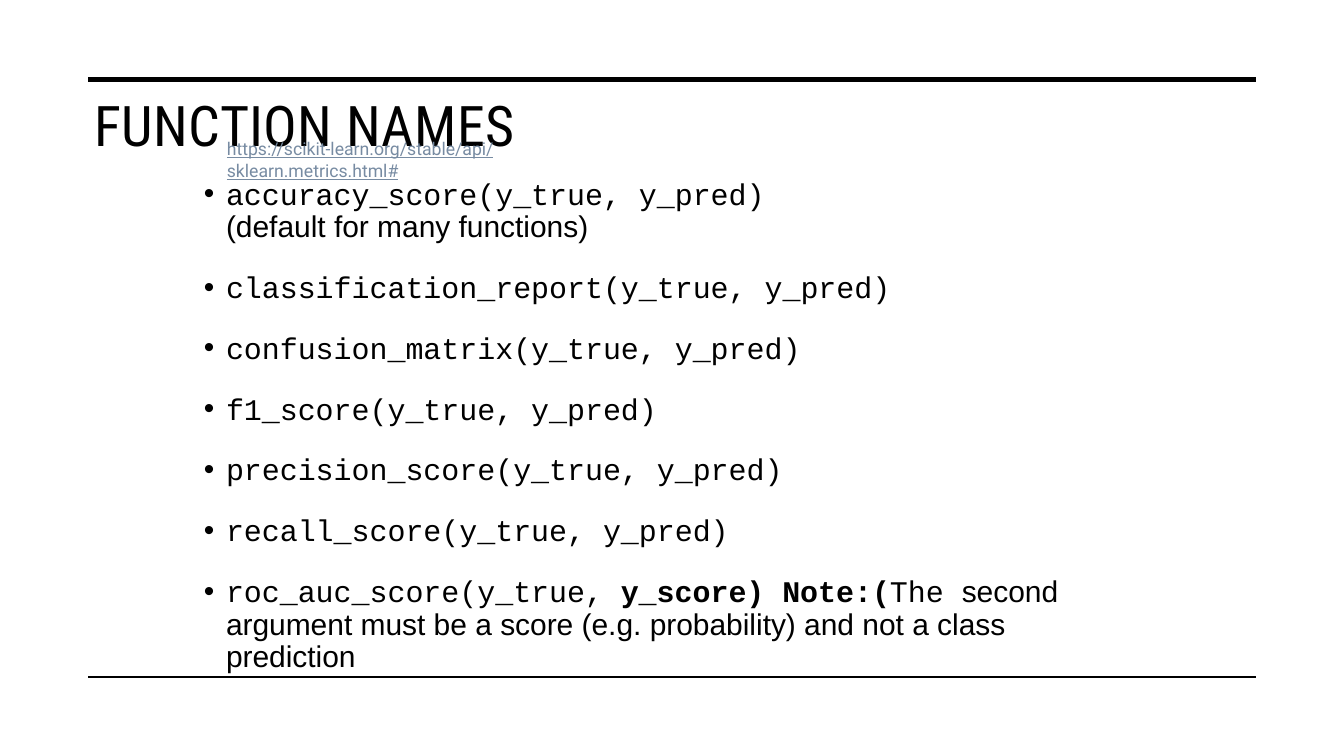
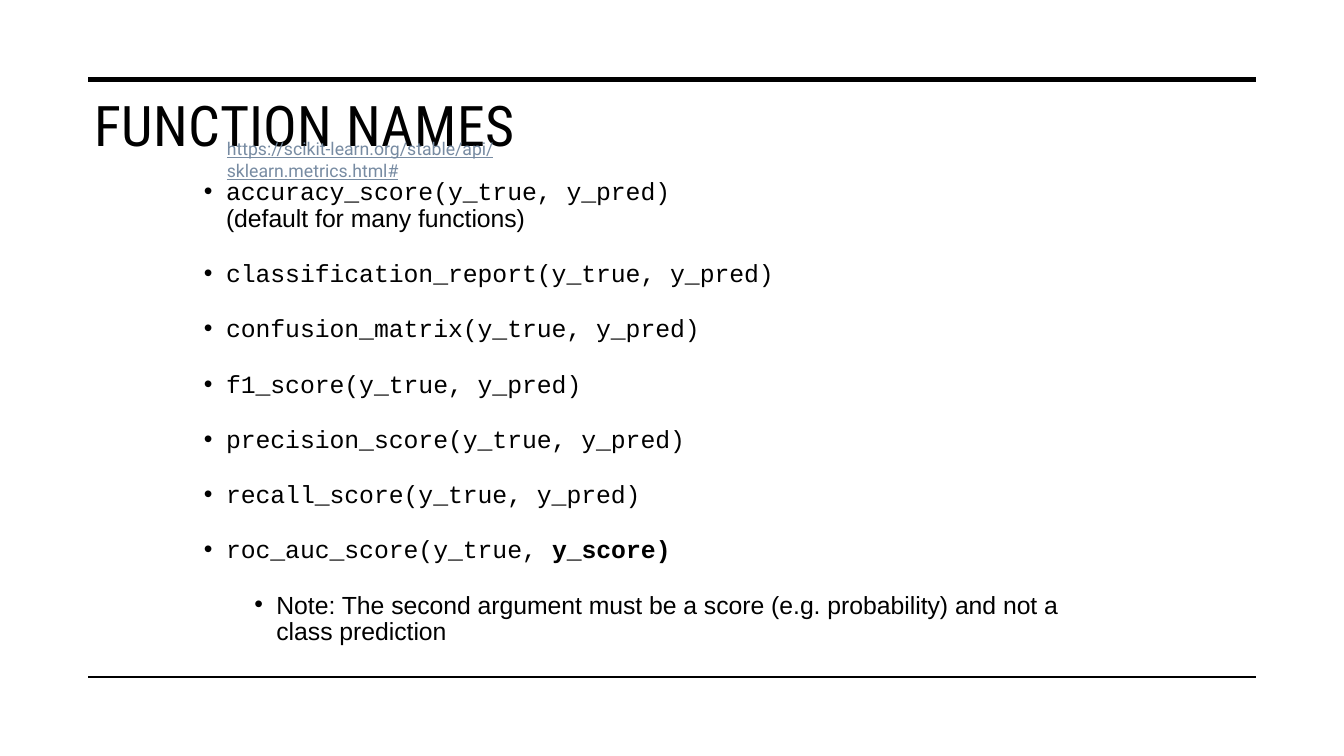
Before and after one commit to STAT-486-Fall-2026/course-content, a slide deck: slide 17 of slides/10-classification-metrics.pptx (slide 13 before the commit). Drawn at 1344x756 pixels with LibreOffice and Linux fonts; fonts in the diff are those of the drawing. Boxes give left, top, right and bottom in pixels: in the first picture for what was removed or moved away, otherwise in the second. Text is boxed around its words. In the diff, an @@ line names an element or a change of style, - is before the commit and + after.

```diff
--- a/slides/10-classification-metrics.pptx
+++ b/slides/10-classification-metrics.pptx
@@ text at [226,182,774,508]: size 21.4 to 17.6 pt in "accuracy_score(y_true, y_pred) (default for many functions)", "classification_report(y_true, y_pred)", "confusion_matrix(y_true, y_pred)", "f1_score(y_true, y_pred)" and 2 more places @@
@@ text at [226,540,1058,645]: text changed; size 21.4 to 17.6 pt @@
-• roc_auc_score(y_true, y_score) Note:(The second argument must be a score (e.g. probability) and not a class prediction
+• roc_auc_score(y_true, y_score)
+  • Note: The second argument must be a score (e.g. probability) and not a class prediction
```
Also in this commit, not shown: 4 other slides changed, 3 slides added, 1 other file.
